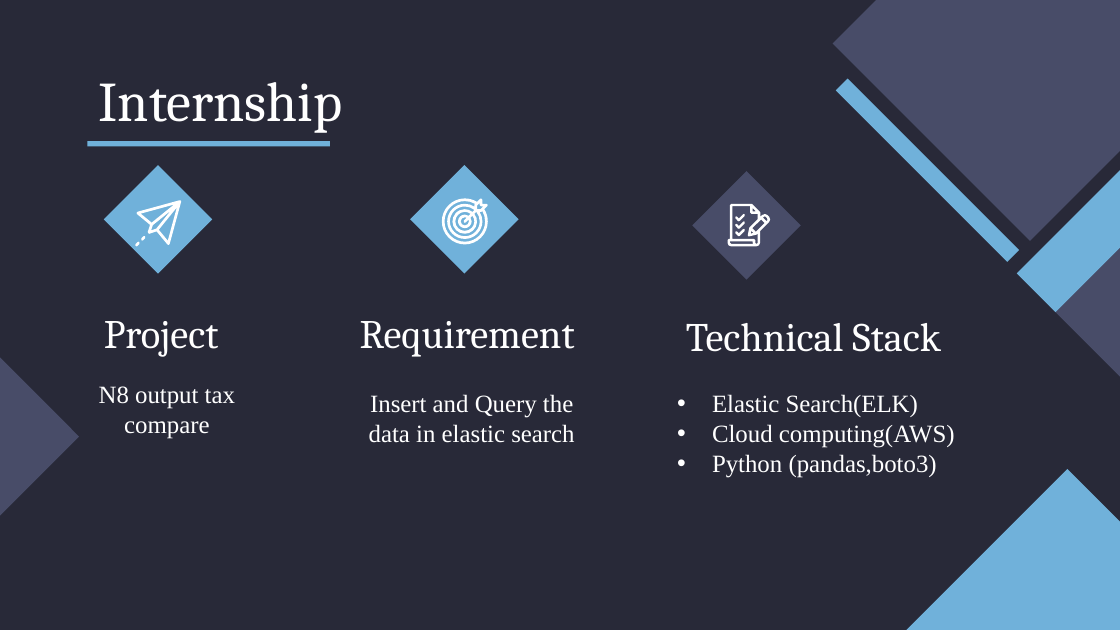
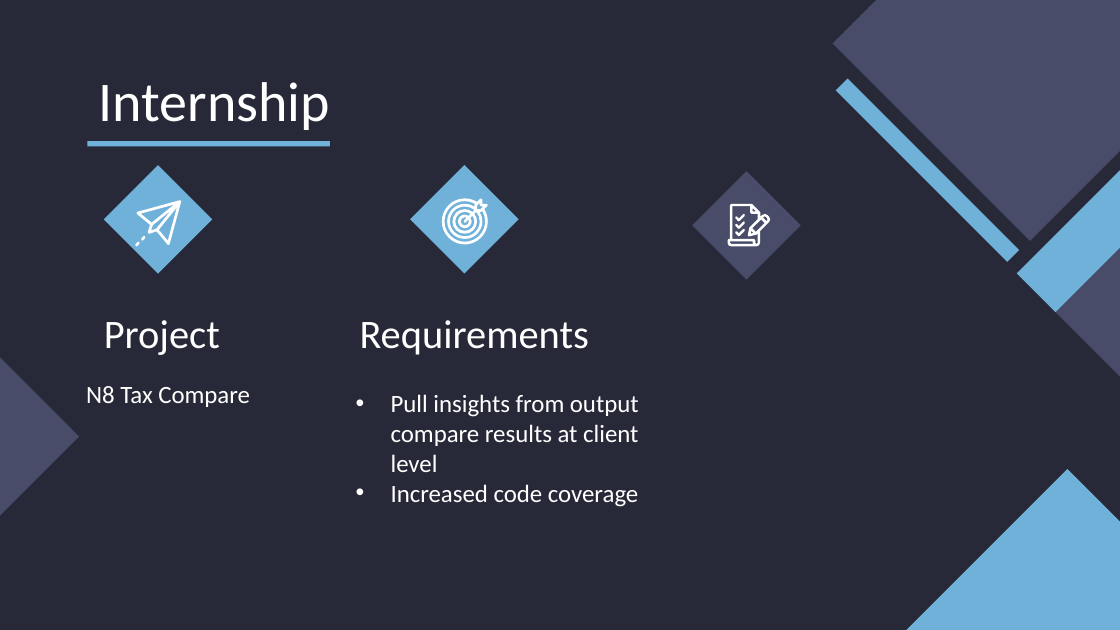
Before and after one commit to mehar-srinivas-chowdari/git-learning, a slide deck: slide 3 of Internship.pptx. Drawn at 1120x630 pixels with LibreOffice and Linux fonts; fonts in the diff are those of the drawing. Boxes give left, top, right and bottom in pixels: in the first picture for what was removed or moved away, otherwise in the second. Text is boxed around its words. In the diff, an @@ line names an element or a change of style, - is before the commit and + after.

```diff
--- a/Internship.pptx
+++ b/Internship.pptx
@@ title "Internship" at (99,82,330,130): font Cambria to Calibri @@
@@ subtitle "Project" at (104,320,220,355): font Cambria to Calibri @@
@@ subtitle at (360,320,589,355): text changed; font Cambria to Calibri @@
-Requirement
+Requirements
@@ subtitle removed at (686,323,941,352) @@
-Technical Stack
@@ subtitle at (86,386,250,407): text changed; font Times New Roman to Calibri @@
-N8 output tax compare
+N8 Tax Compare
@@ subtitle at (391,394,639,507): text changed; font Times New Roman to Calibri @@
-Insert and Query the data in elastic search
+• Pull insights from output compare results at client level
+• Increased code coverage
@@ subtitle removed at (712,394,955,478) @@
-• Elastic Search(ELK)
-• Cloud computing(AWS)
-• Python (pandas,boto3)
```
Also in this commit, not shown: 10 other slides changed.
